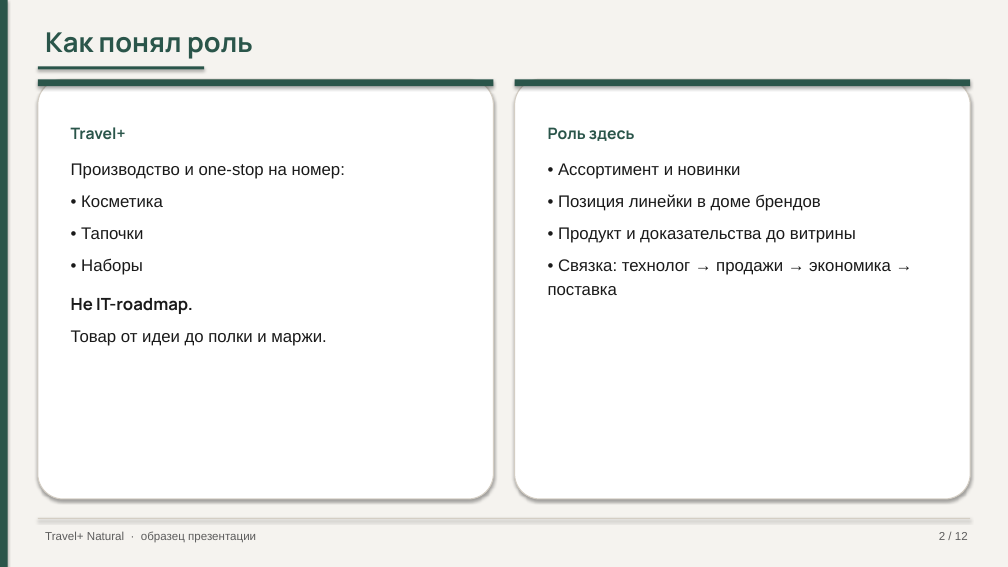
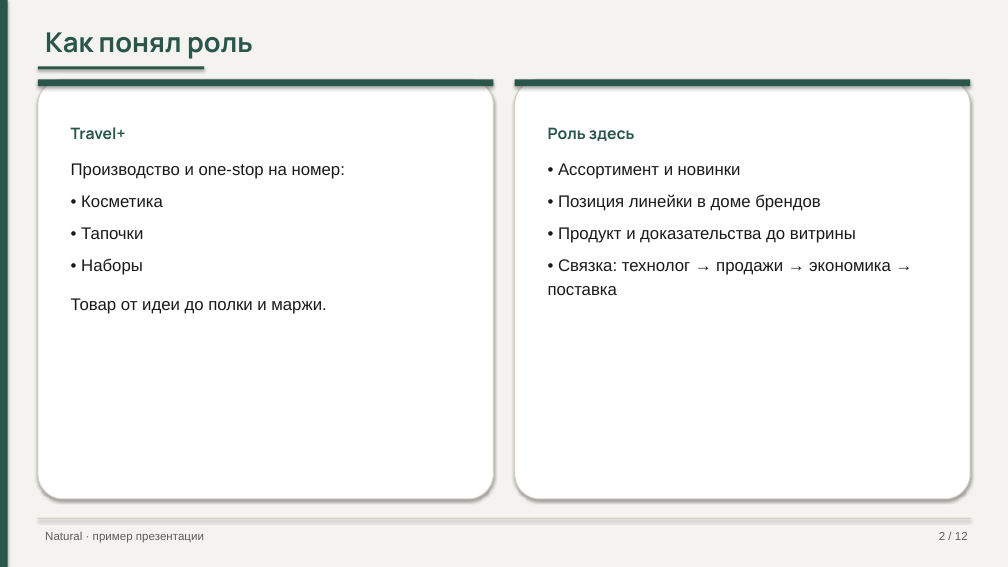
Before and after one commit to pagasbot-coder/Banya-Digital, a slide deck: slide 2 of knowledge-base/presentation-travelplus-interview.pptx. Drawn at 1008x567 pixels with LibreOffice and Linux fonts; fonts in the diff are those of the drawing. Boxes give left, top, right and bottom in pixels: in the first picture for what was removed or moved away, otherwise in the second. Text is boxed around its words. In the diff, an @@ line names an element or a change of style, - is before the commit and + after.

```diff
--- a/knowledge-base/presentation-travelplus-interview.pptx
+++ b/knowledge-base/presentation-travelplus-interview.pptx
@@ text at (71, 298, 193, 314): paragraph removed @@
-Не IT-roadmap.
@@ text at (45, 532, 204, 543): text changed @@
-Travel+ Natural · образец презентации
+Natural · пример презентации
```
Also in this commit, not shown: 10 other slides changed, 3 other files.
